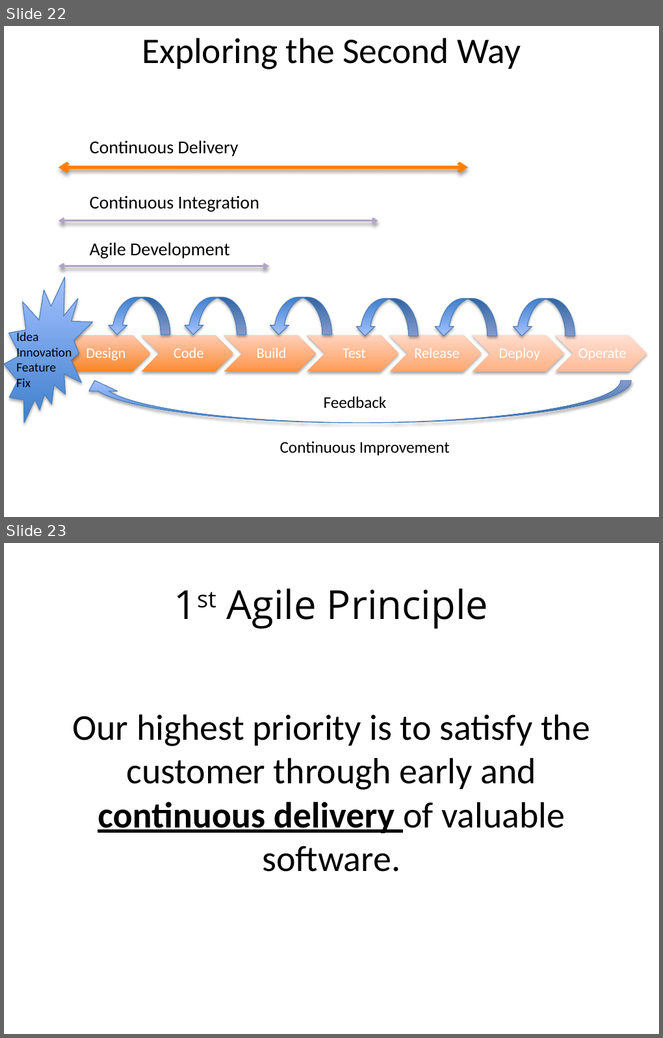
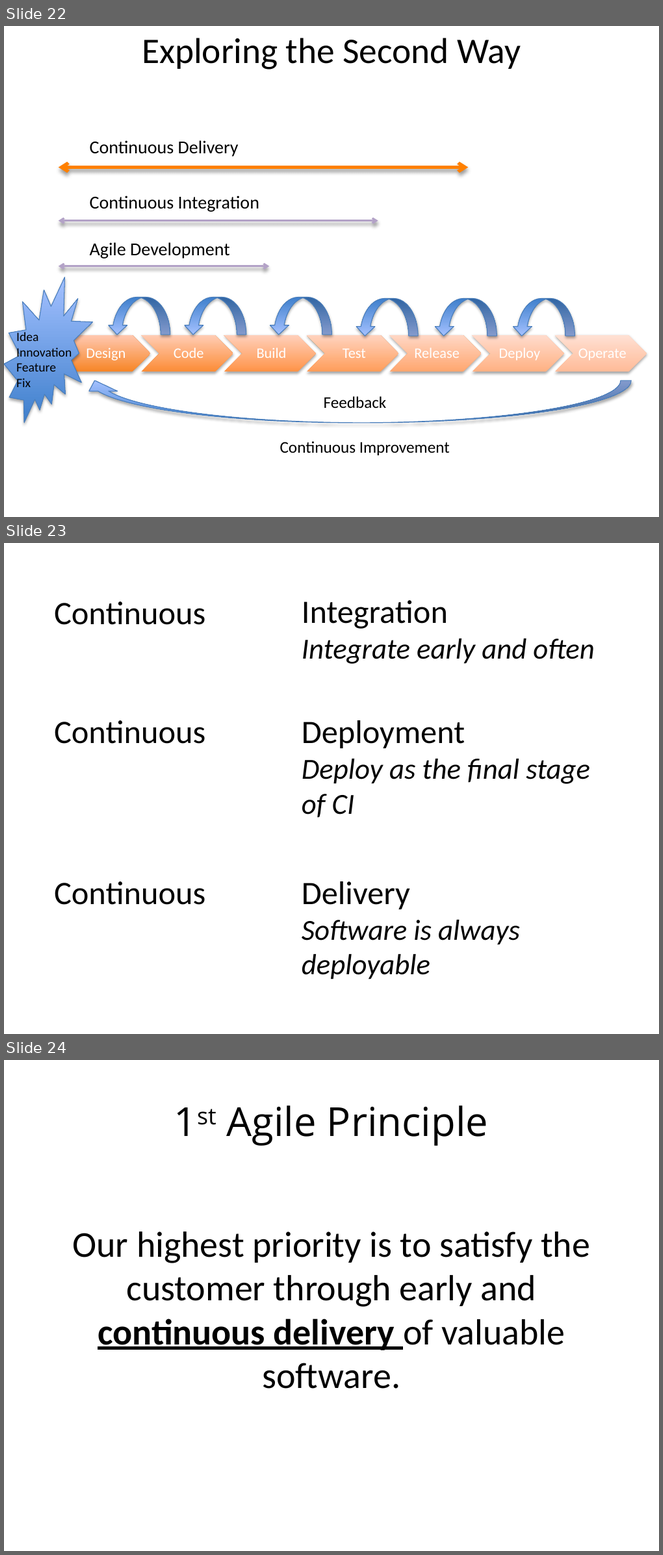
Before and after one commit to browngeek666/DevOpsPres, a slide deck: ALFDevOps.pptx. Shown one above the other, each under a label of ours: slides 22 and 23 before the commit, slides 22, 23 and 24 after it. The pictures are 663x1038 and 663x1555 pixels, drawn with LibreOffice and Linux fonts; fonts in the diff are those of the drawing. Boxes give left, top, right and bottom in pixels: in the first picture for what was removed or moved away, otherwise in the second. Text is boxed around its words. In the diff, an @@ line names an element or a change of style, - is before the commit and + after.

```diff
--- a/ALFDevOps.pptx
+++ b/ALFDevOps.pptx
@@ slide 23 added at [4, 543, 659, 1034], background #FFFFFF @@
@@ text added at [302, 600, 594, 664], 32 pt, text #000000, italic @@
+Integration
+Integrate early and often
@@ text added at [54, 601, 206, 625], 36 pt, text #000000 @@
+Continuous
@@ text added at [54, 720, 206, 744], 36 pt, text #000000 @@
+Continuous
@@ text added at [302, 720, 590, 818], 32 pt, text #000000, italic @@
+Deployment
+Deploy as the final stage of CI
@@ text added at [54, 882, 206, 905], 36 pt, text #000000 @@
+Continuous
@@ text added at [302, 882, 520, 980], 32 pt, text #000000, italic @@
+Delivery
+Software is always deployable
@@ what was slide 23 is now slide 24 @@
```
Also in this commit, not shown: 2 slides changed, 15 other slides added.
